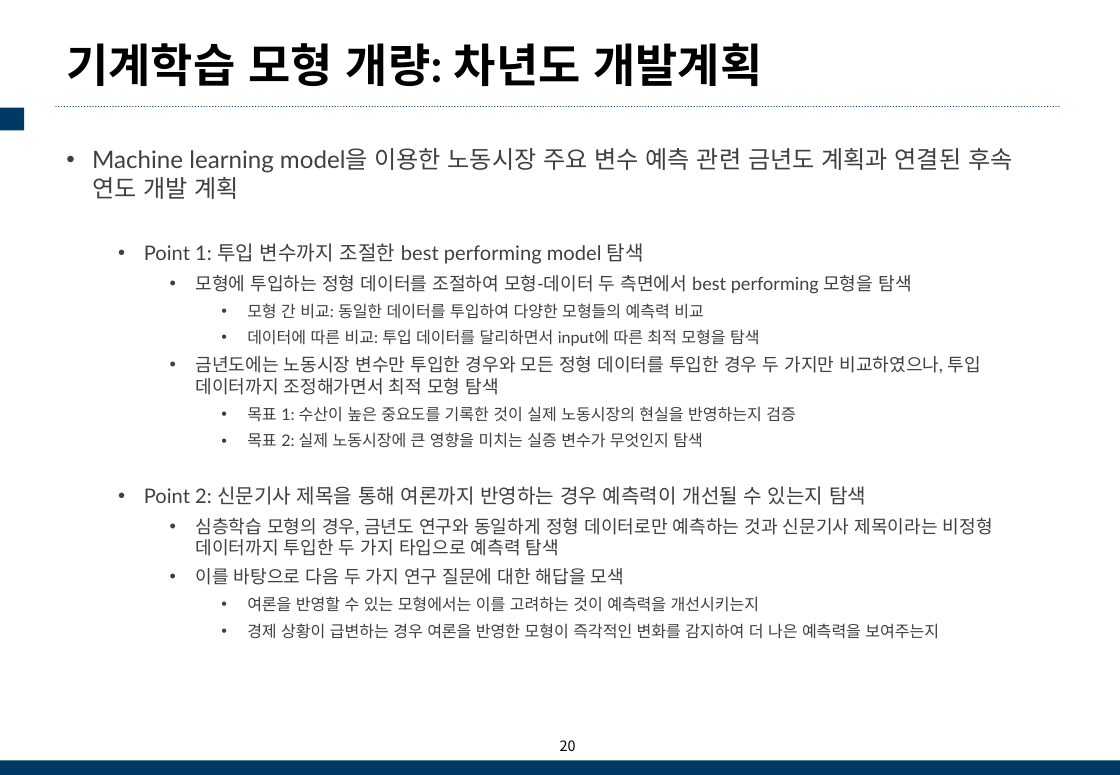
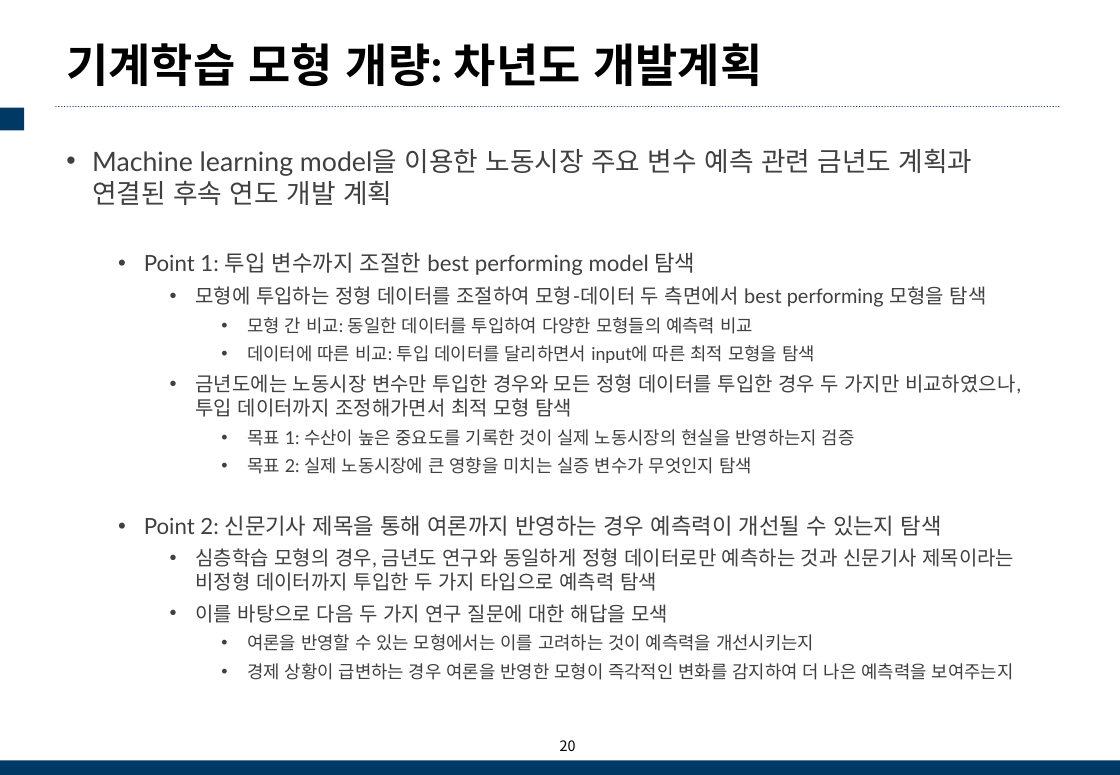
Before and after one commit to shinkangecon/ETRImeeting, a slide deck: slide 20 of (1130) KLI 연구성과 및 차년도업무협의 발표자료.pptx. Drawn at 1120x775 pixels with LibreOffice and Linux fonts; fonts in the diff are those of the drawing; background and template pictures are left out. Boxes give left, top, right and bottom in pixels: in the first picture for what was removed or moved away, otherwise in the second. Text is boxed around its words. In the diff, an @@ line names an element or a change of style, - is before the commit and + after.

```diff
--- a/(1130) KLI 연구성과 및 차년도업무협의 발표자료.pptx
+++ b/(1130) KLI 연구성과 및 차년도업무협의 발표자료.pptx
@@ text "Machine learning model을 이용한 노동시장 ..." at (92, 148, 1021, 680): size 16.8 to 18.6 pt in "Machine learning model을 이용한 노동시장 주요 변수 ..."; size 14 to 15.5 pt in "Point 1: 투입 변수까지 조절한 best performing ...", "Point 2: 신문기사 제목을 통해 여론까지 반영하는 ..."; size 12.6 to 13.9 pt in "모형에 투입하는 정형 데이터를 조절하여 모형-데이터 두 ...", "금년도에는 노동시장 변수만 투입한 경우와 모든 정형 ...", "심층학습 모형의 경우, 금년도 연구와 동일하게 정형 ...", "이를 바탕으로 다음 두 가지 연구 질문에 ..."; size 11.2 to 12.4 pt in "모형 간 비교: 동일한 데이터를 투입하여 다양한 ...", "데이터에 따른 비교: 투입 데이터를 달리하면서 input에 ...", "목표 1: 수산이 높은 중요도를 기록한 것이 ...", "목표 2: 실제 노동시장에 큰 영향을 미치는 ..." and 2 more places @@
```
Also in this commit, not shown: 5 other slides changed.
